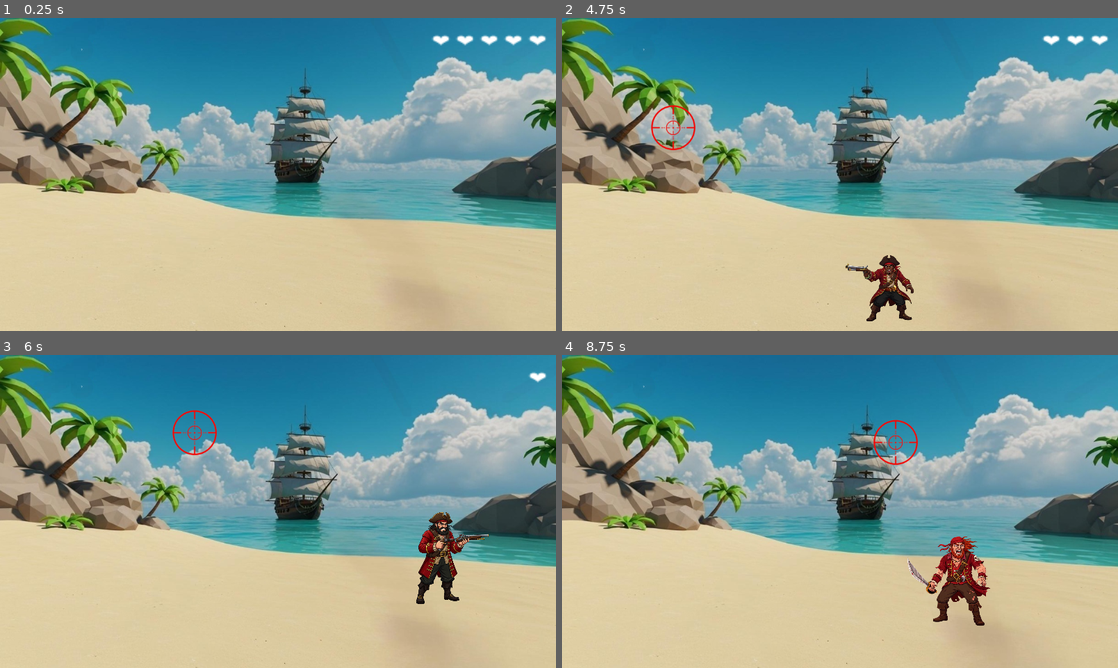
Above: before the commit, frames 1-4 (two rows, left to right).
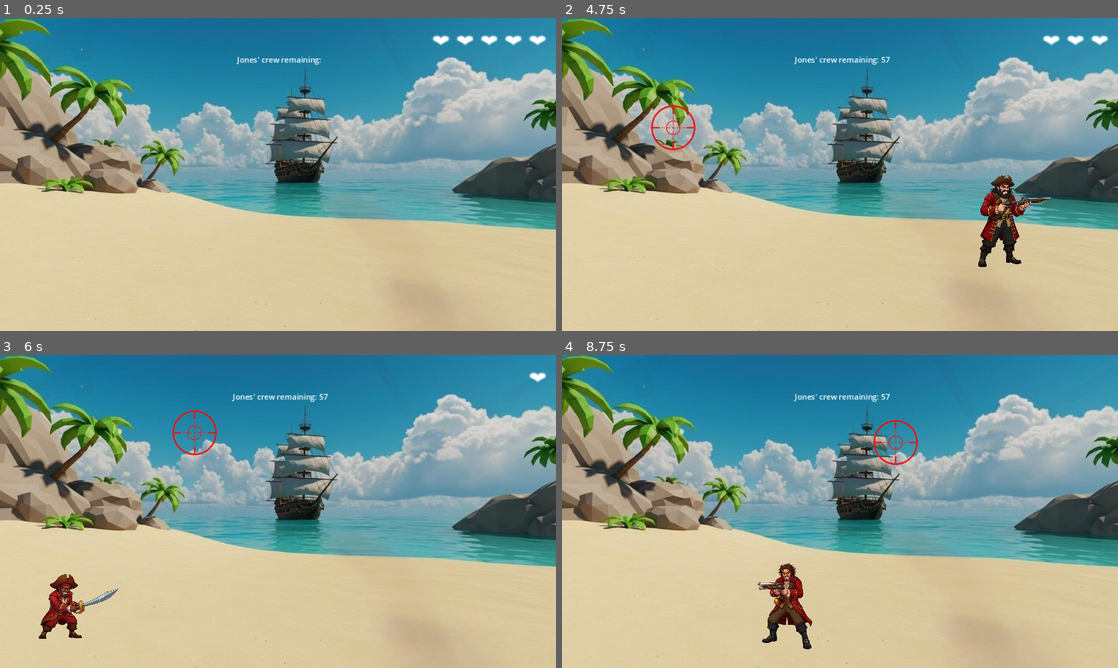
Above: after the commit, the same moments.

Repository: amodhakal/pcrpg
Game: Godot game, scene res://scenes/SecondGame.tscn
Two runs of this game, one before a commit and one after it. Both use one fixed random seed, a clock stepped at 60 frames per second and the inputs below. This scene is started directly instead of the project's main scene.
Inputs (mouse positions are in pixels of both pictures, inside the frame that each line leads up to):
- Up to frame 1 (0.25 s): no input
- Up to frame 2 (4.75 s): tap Enter at 0.5, 2, 3.5 s; move the mouse to (962, 158) at 0.52 s; click (962, 158) at 0.6 s; tap Space at 1.25, 2.75, 4.25 s; move the mouse to (728, 190) at 1.27 s; click (728, 190) at 1.35 s; move the mouse to (895, 105) at 2.02 s; click (895, 105) at 2.1 s; move the mouse to (834, 208) at 2.77 s; click (834, 208) at 2.85 s; move the mouse to (1006, 221) at 3.52 s; click (1006, 221) at 3.6 s; move the mouse to (673, 127) at 4.27 s; click (673, 127) at 4.35 s
- Up to frame 3 (6 s): move the mouse to (305, 511) at 5.02 s; click (305, 511) at 5.1 s; move the mouse to (194, 433) at 5.77 s; click (194, 433) at 5.85 s
- Up to frame 4 (8.75 s): move the mouse to (962, 495) at 6.52 s; click (962, 495) at 6.6 s; move the mouse to (728, 527) at 7.27 s; click (728, 527) at 7.35 s; move the mouse to (895, 442) at 8.02 s; click (895, 442) at 8.1 s

The runs differ from the first frame. In frame 1, 0.2% of the frame differs, in the area x 42-58%, y 12-16%; in frame 2, 2.7%; in frame 3, 2.7%; in frame 4, 3.2%, in the area x 35-77%, y 12-94%.

Commit message:
Added enemy number display

Diff:
--- a/scenes/SecondGame.tscn
+++ b/scenes/SecondGame.tscn
@@ -27,3 +27,11 @@
 offset_right = 1166.0
 offset_bottom = 649.0
 color = Color(1, 0.196078, 0.145098, 0)
+
+[node name="EnemiesRemainingLabel" type="Label" parent="."]
+offset_left = 400.0
+offset_top = 75.0
+offset_right = 761.0
+offset_bottom = 125.0
+text = "Jones' crew remaining: "
+horizontal_alignment = 1
--- a/scripts/second_game.gd
+++ b/scripts/second_game.gd
@@ -3,6 +3,9 @@
 @onready var HealthLabel = $HealthLabel
 @onready var Pirate = preload("res://components/Pirate.tscn")
 @onready var crosshair_texture = preload("res://images/crosshair.png")
+@onready var EnemiesRemainingLabel = $EnemiesRemainingLabel # Enemies remaining display
+@onready var redOverlay       = $redOverlay # Variable for the damage flash node.
+
 var crosshair_sprite: Sprite2D
 
 const VIEWPORT_WIDTH = 1152
@@ -19,8 +22,7 @@
 const swordPaths = ["res://images/bandanapiratesword.png", "res://images/darkpiratesword.png", "res://images/lightpiratesword.png"]
 const gunPaths = ["res://images/darkpirategun.png", "res://images/lightpirategun.png", "res://images/lightpirateguntwo.png"]
 
-# Variable for the damage flash node.
-@onready var redOverlay       = $redOverlay
+
 
 func _ready():
 	displayPlayerHealth()
@@ -64,16 +66,14 @@
 		currentPirate.DamageTaken.connect(onPirateDamageTaken)
 		add_child(currentPirate)
 
-		piratesRemaining -= 1
+		displayEnemiesRemaining()
 		isPirateVisible = true
 
 func onPirateDamageTaken(heartsDamaged):
 	playerHealth -= heartsDamaged
 	displayPlayerHealth()
 	showDamageEffect()
-	print("Yi")
-	await get_tree().create_timer(1).timeout
-	print("Haw")
+
 
 	currentPirate.queue_free()
 	isPirateVisible = false
@@ -85,10 +85,12 @@
 	displayPlayerHealth()
 
 func onPirateClicked():
+	piratesRemaining -= 1
+	displayEnemiesRemaining()
 	await get_tree().create_timer(0.75).timeout
 	currentPirate.queue_free()
 	isPirateVisible = false
-	piratesRemaining -= 1
+
 
 	if ( piratesRemaining < 0):
 		print("Game win")
@@ -105,3 +107,6 @@
 	redOverlay.color = Color(1, 0, 0, 0.5)                  # Set overlay to semi-transparent red.
 	await get_tree().create_timer(0.2).timeout            # Wait 0.2 seconds.
 	redOverlay.color = Color(1, 0, 0, 0)                    # Fade back to transparent.
+
+func displayEnemiesRemaining():
+	EnemiesRemainingLabel.text = "Jones' crew remaining: " + str(piratesRemaining)
Not shown: 1 places in components/PirateOne.tscn that only renumber resources
